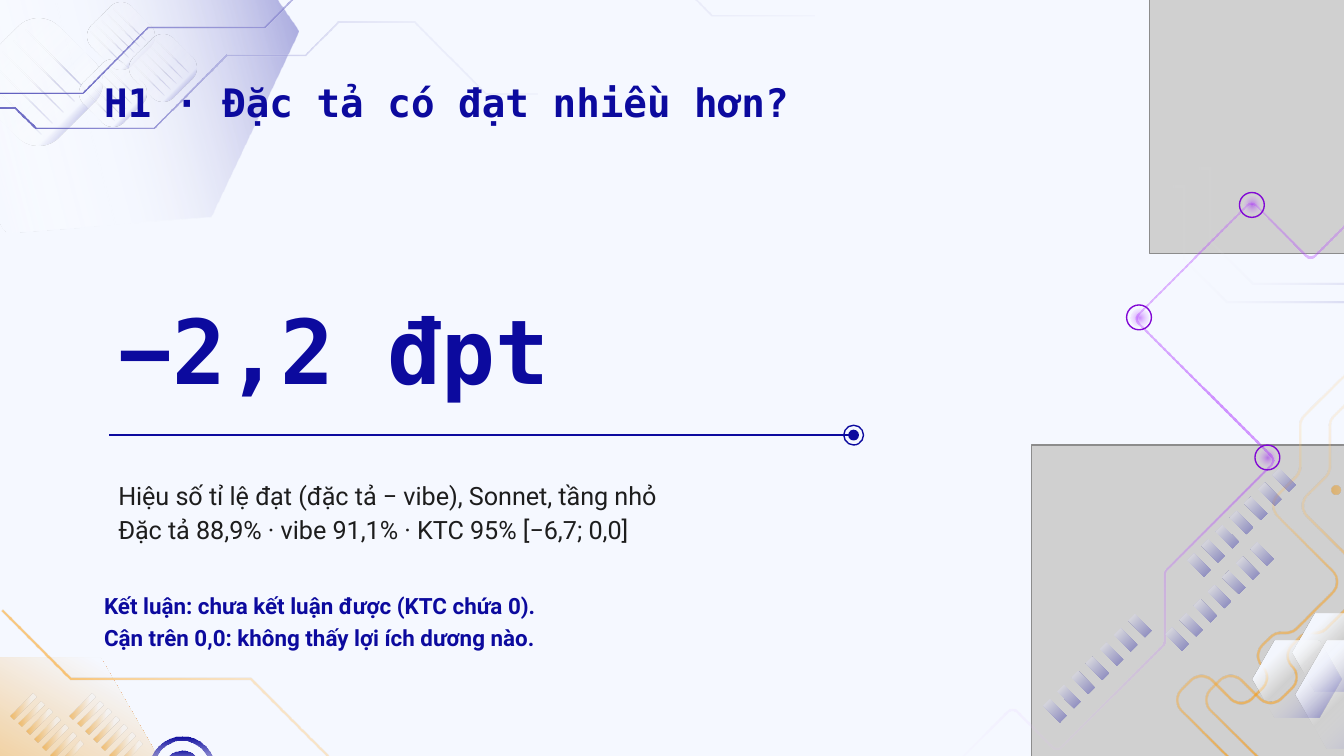
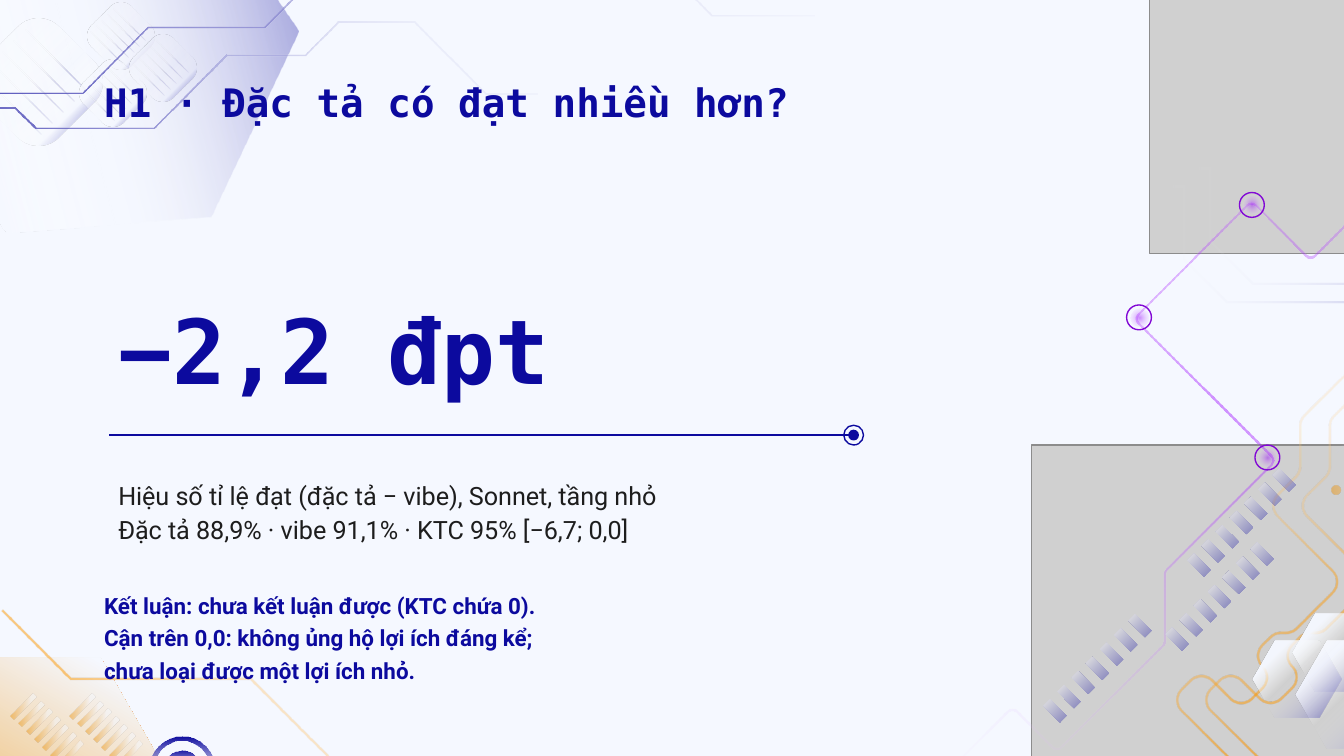
Before and after one commit to doanan293/vipharmind-ai-sdlc-study, a slide deck: slide 15 of docs/presentation/vipharmind-slides.pptx. Drawn at 1344x756 pixels with LibreOffice and Linux fonts; fonts in the diff are those of the drawing; grey boxes stand for pictures; background and template pictures are left out. Boxes give left, top, right and bottom in pixels: in the first picture for what was removed or moved away, otherwise in the second. Text is boxed around its words. In the diff, an @@ line names an element or a change of style, - is before the commit and + after.

```diff
--- a/docs/presentation/vipharmind-slides.pptx
+++ b/docs/presentation/vipharmind-slides.pptx
@@ text at <box>104,596,535,683</box>: text changed @@
-Kết luận: chưa kết luận được (KTC chứa 0).
-Cận trên 0,0: không thấy lợi ích dương nào.
+Kết luận: chưa kết luận được (KTC chứa 0).
+Cận trên 0,0: không ủng hộ lợi ích đáng kể;
+chưa loại được một lợi ích nhỏ.
```
Also in this commit, not shown: 9 other slides changed, 5 other files.
